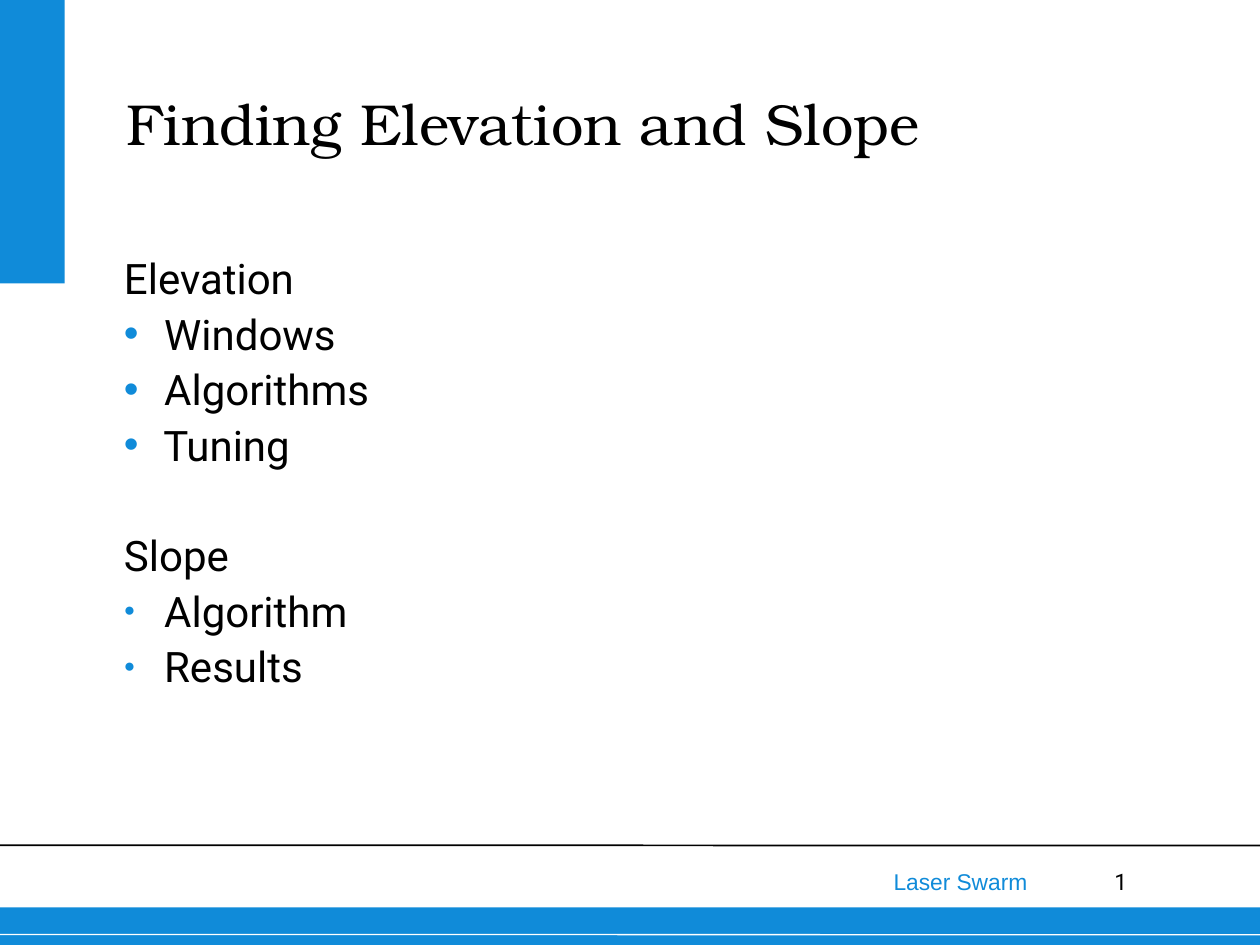
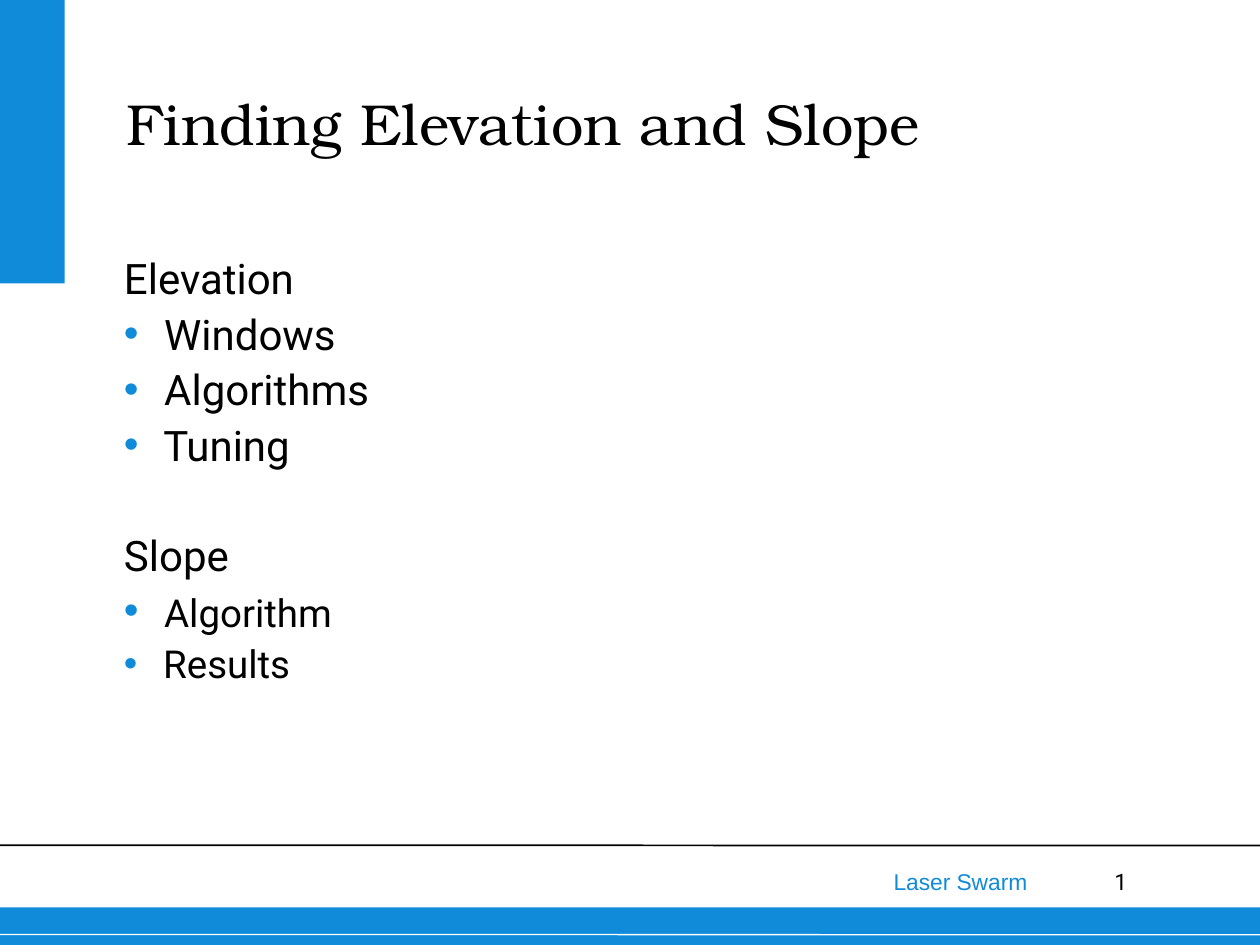
Before and after one commit to thewisenerd/laser-swarm, a slide deck: slide 1 of finalPresentation/subsections/ElevationSlope.ppt. Drawn at 1260x945 pixels with LibreOffice and Linux fonts; fonts in the diff are those of the drawing; background and template pictures are left out. Boxes give left, top, right and bottom in pixels: in the first picture for what was removed or moved away, otherwise in the second. Text is boxed around its words. In the diff, an @@ line names an element or a change of style, - is before the commit and + after.

Commit message:
Added slope

```diff
--- a/finalPresentation/subsections/ElevationSlope.ppt
+++ b/finalPresentation/subsections/ElevationSlope.ppt
@@ text at (163, 598, 332, 679): size 24 to 22 pt in "Algorithm", "Results"; bullet ● to • @@
```
